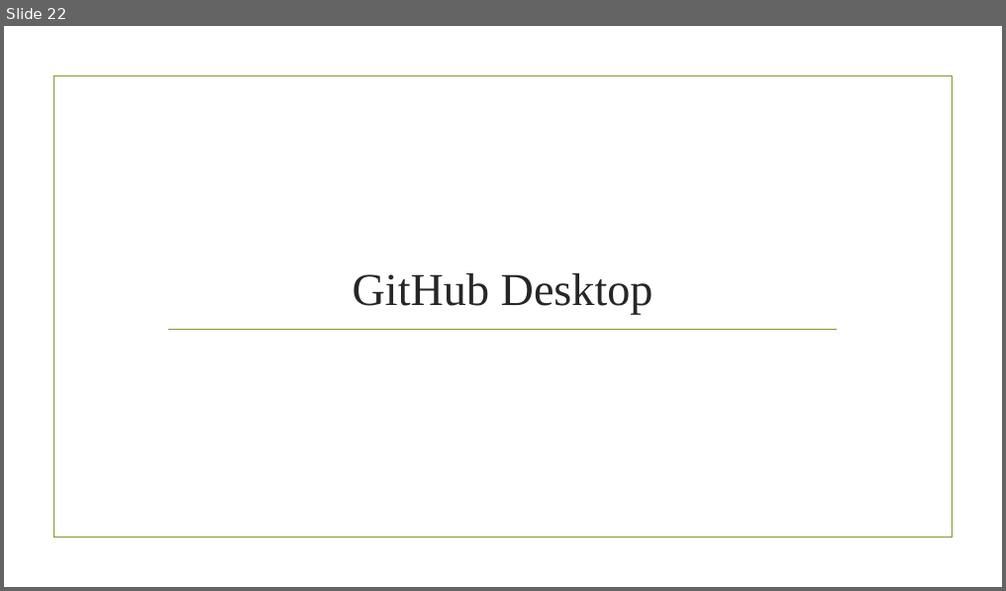
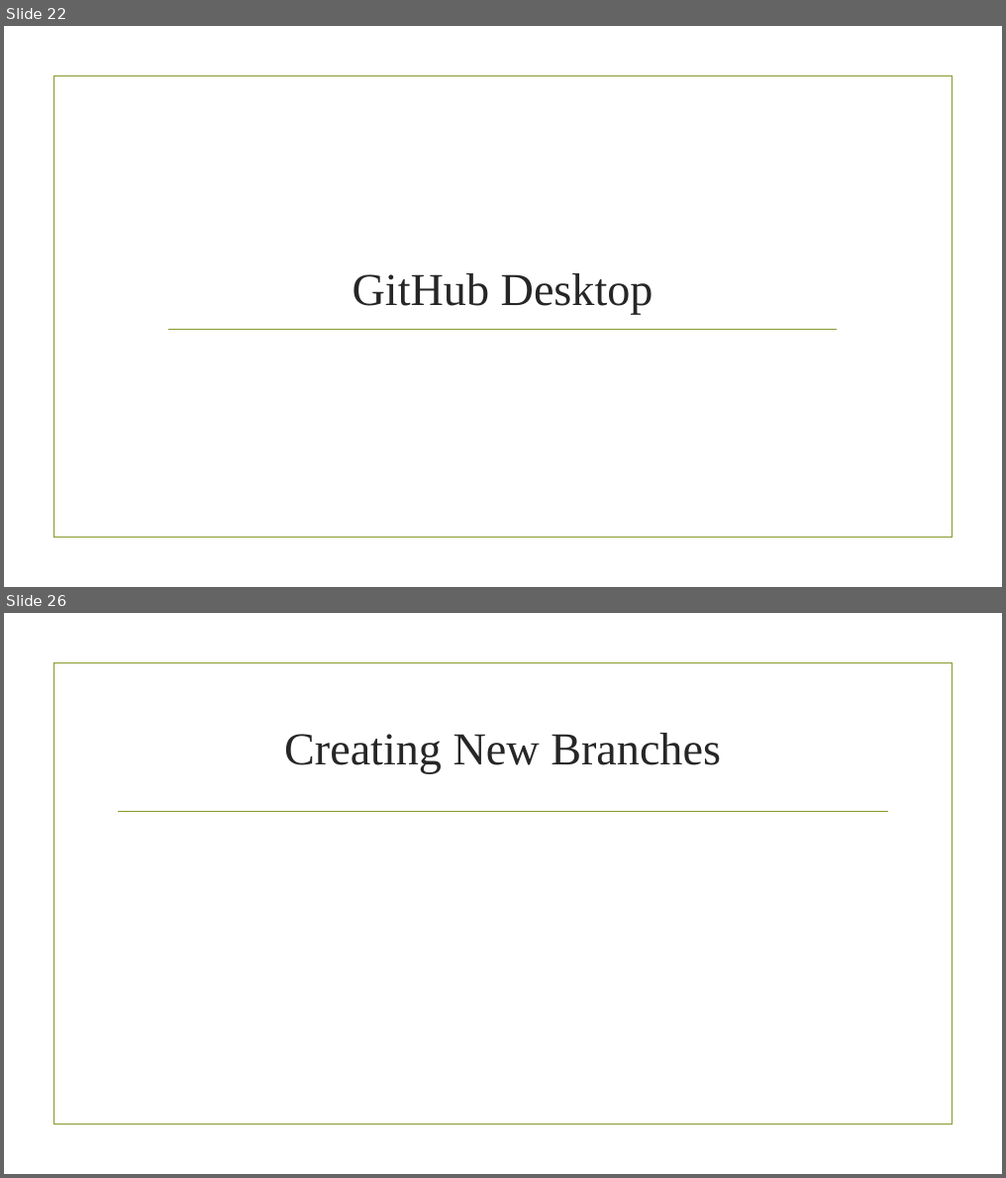
Before and after one commit to trmasher/Powerpoint_Informationals, a slide deck: Using R Notebook with Version Control.pptx. Shown one above the other, each under a label of ours: slide 22 before the commit, slides 22 and 26 after it; the slides between them are not shown. The pictures are 1006x591 and 1006x1178 pixels, drawn with LibreOffice and Linux fonts; fonts in the diff are those of the drawing; background and template pictures are left out. Boxes give left, top, right and bottom in pixels: in the first picture for what was removed or moved away, otherwise in the second. Text is boxed around its words. In the diff, an @@ line names an element or a change of style, - is before the commit and + after.

```diff
--- a/Using R Notebook with Version Control.pptx
+++ b/Using R Notebook with Version Control.pptx
@@ slide 26 added at bbox=[4, 613, 1002, 1174], background picture (left out); not listed: 1 template element that a slide beside it also shows @@
@@ title added at bbox=[284, 733, 721, 773], 44 pt, text #262626 @@
+Creating New Branches
@@ line added from (119, 811) to (888, 811), #83992A 1.25 pt @@
```
Also in this commit, not shown: 3 slides changed, 2 other slides added, 1 slide removed, 1 other file.
